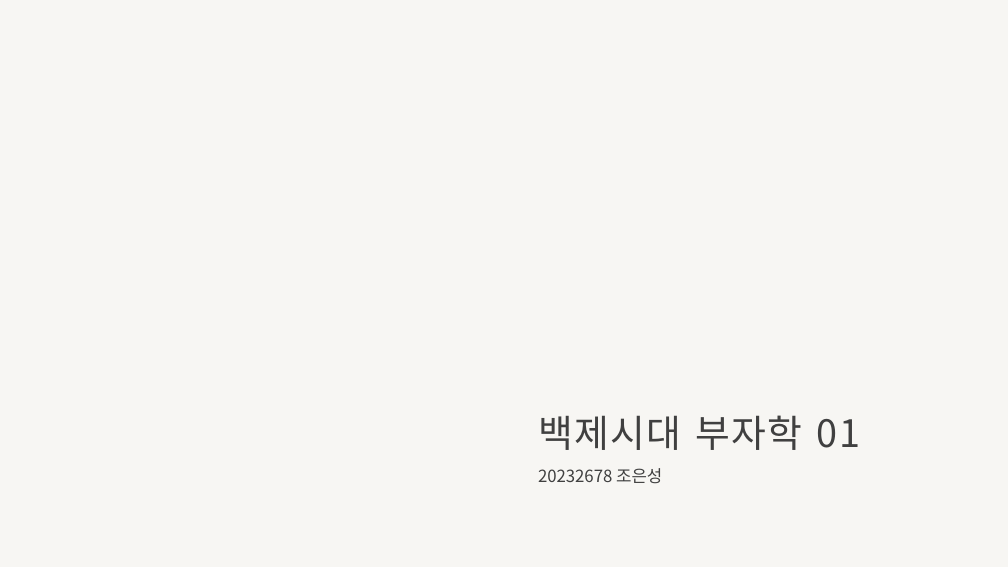
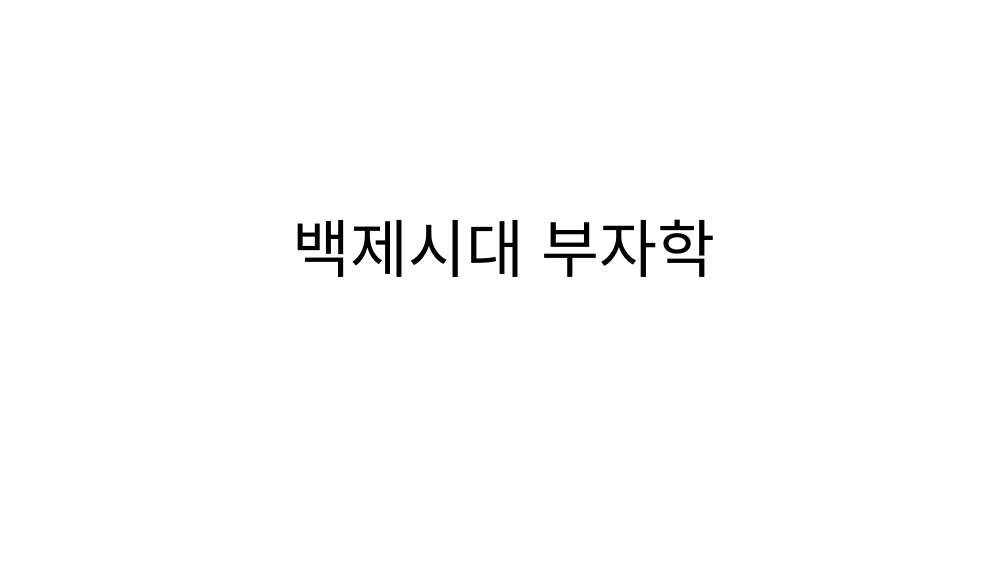
Before and after one commit to EunSeong-Jo/DMU, a slide deck: slide 1 of 1-freshman/2st-semester/백세시대부자학/백제시대부자학-조은성.pptx. Drawn at 1008x567 pixels with LibreOffice and Linux fonts; fonts in the diff are those of the drawing; background and template pictures are left out. Boxes give left, top, right and bottom in pixels: in the first picture for what was removed or moved away, otherwise in the second. Text is boxed around its words. In the diff, an @@ line names an element or a change of style, - is before the commit and + after.

```diff
--- a/1-freshman/2st-semester/백세시대부자학/백제시대부자학-조은성.pptx
+++ b/1-freshman/2st-semester/백세시대부자학/백제시대부자학-조은성.pptx
@@ background #F7F6F3 to #FFFFFF @@
@@ title at [292,219,716,277]: text changed; size 36 to 60 pt; text colour #404040 to #000000 @@
-백제시대 부자학 01
+백제시대 부자학
@@ subtitle removed at [538,468,662,484] @@
-20232678 조은성
```
Also in this commit, not shown: 6 slides added, 21 slides removed, 8 other files.
